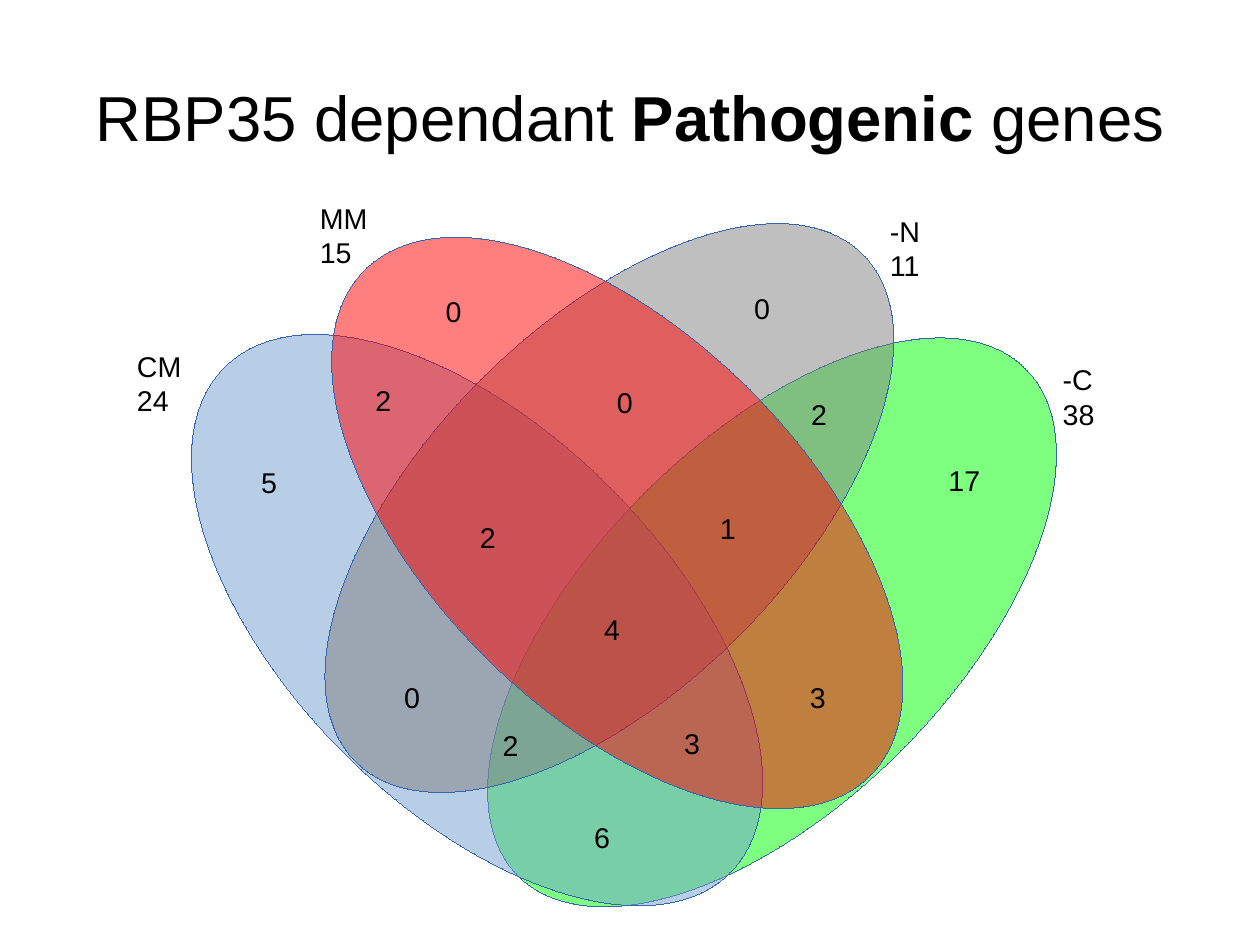
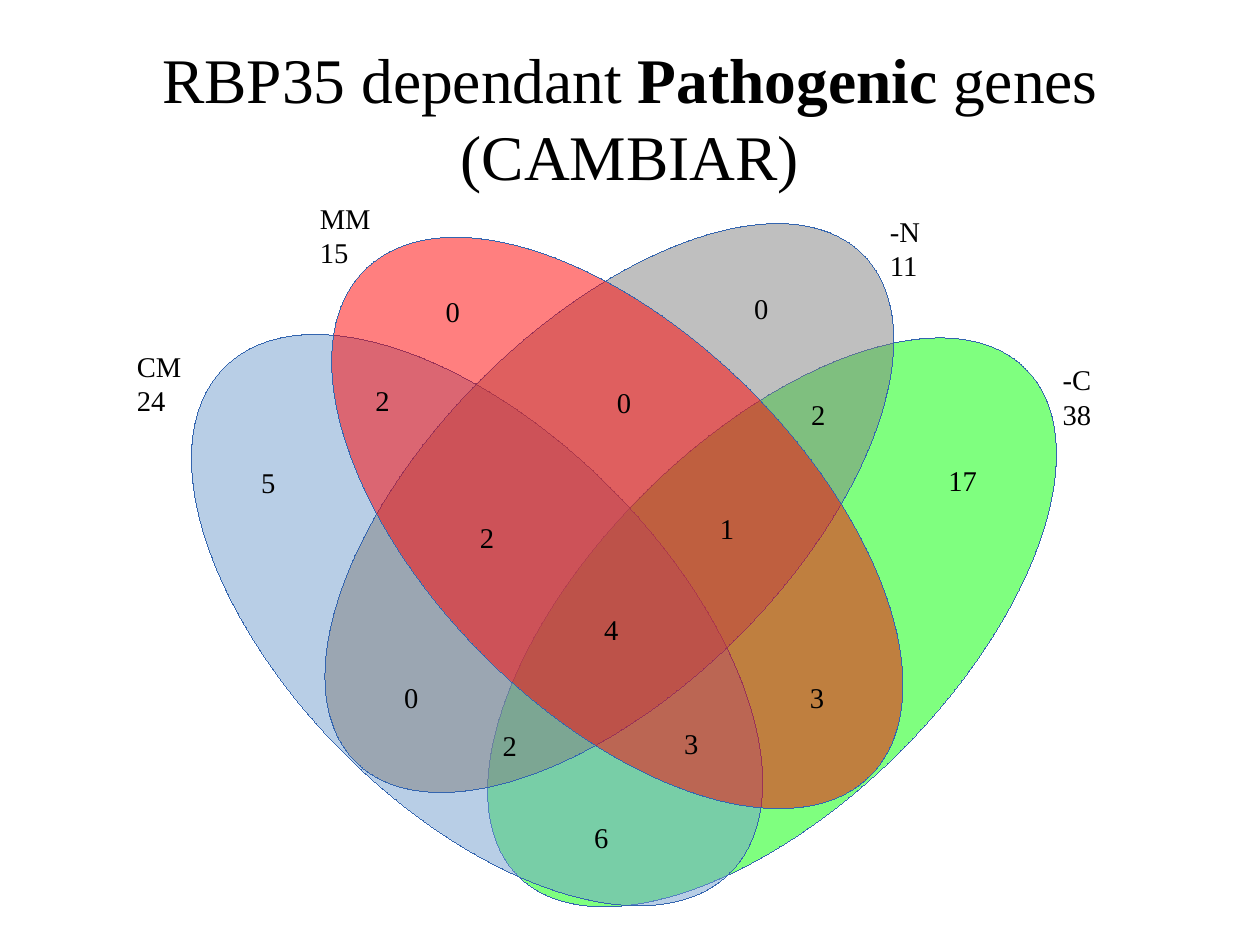
Before and after one commit to wilkinsonlab/m-oryzae-polya, a slide deck: slide 33 of doc/oryzae_presentation.odp (slide 39 before the commit). Drawn at 1260x945 pixels with LibreOffice and Linux fonts; fonts in the diff are those of the drawing. Boxes give left, top, right and bottom in pixels: in the first picture for what was removed or moved away, otherwise in the second. Text is boxed around its words. In the diff, an @@ line names an element or a change of style, - is before the commit and + after.

```diff
--- a/doc/oryzae_presentation.odp
+++ b/doc/oryzae_presentation.odp
@@ title at [162, 59, 1097, 191]: text changed; font Arial to Times New Roman @@
-RBP35 dependant Pathogenic genes
+RBP35 dependant Pathogenic genes (CAMBIAR)
@@ font Arial to Times New Roman in 18 elements at [375, 392, 389, 411], [404, 689, 418, 709], [594, 829, 608, 849], [617, 394, 631, 414], [810, 689, 824, 709], [811, 406, 825, 425], [480, 529, 494, 548], [503, 737, 517, 756], [684, 735, 698, 755], [720, 520, 734, 539], [261, 474, 275, 494], [446, 303, 460, 323], [754, 300, 768, 320], [948, 472, 977, 491], [320, 210, 371, 264], [1063, 371, 1092, 426], [890, 223, 920, 276], [137, 358, 181, 411] @@
```
Also in this commit, not shown: 53 other slides changed, 2 slides added, 10 slides removed, 4 other files.
